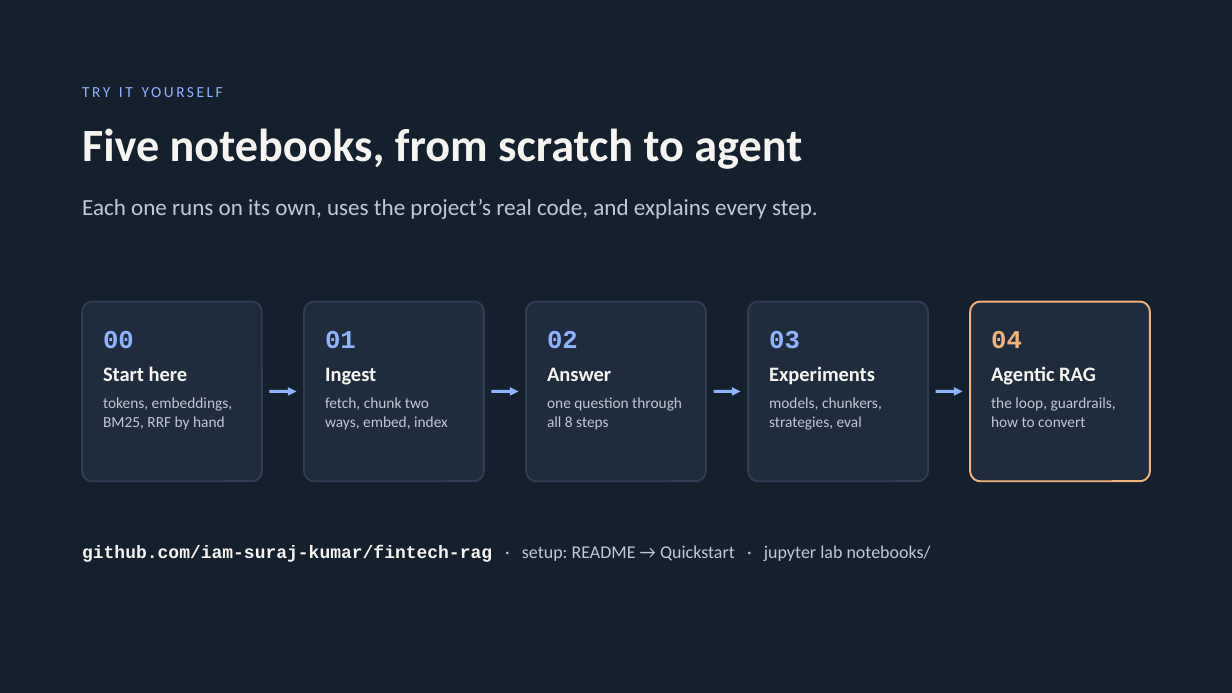
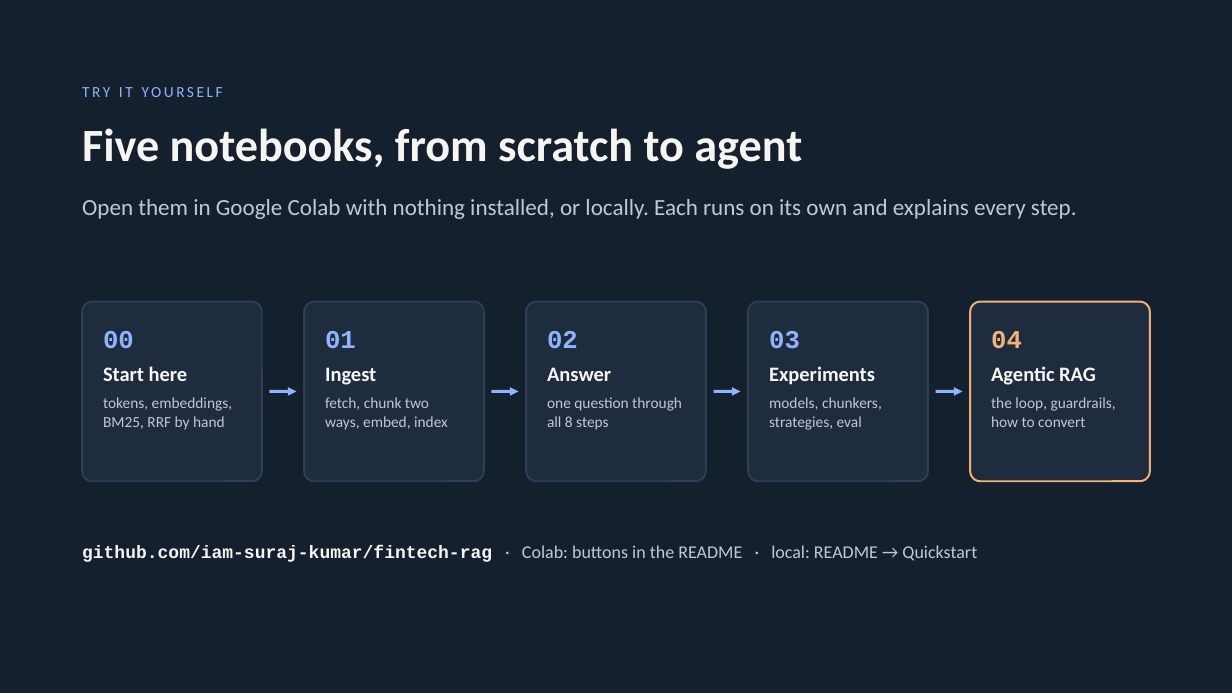
Before and after one commit to iam-suraj-kumar/fintech-rag, a slide deck: slide 8 of docs/FinTech_RAG_talk.pptx. Drawn at 1232x693 pixels with LibreOffice and Linux fonts; fonts in the diff are those of the drawing. Boxes give left, top, right and bottom in pixels: in the first picture for what was removed or moved away, otherwise in the second. Text is boxed around its words. In the diff, an @@ line names an element or a change of style, - is before the commit and + after.

```diff
--- a/docs/FinTech_RAG_talk.pptx
+++ b/docs/FinTech_RAG_talk.pptx
@@ text at (x1=82, y1=199, x2=1077, y2=219): text changed @@
-Each one runs on its own, uses the project’s real code, and explains every step.
+Open them in Google Colab with nothing installed, or locally. Each runs on its own and explains every step.
@@ text at (x1=82, y1=545, x2=977, y2=562): text changed @@
-github.com/iam-suraj-kumar/fintech-rag · setup: README → Quickstart · jupyter lab notebooks/
+github.com/iam-suraj-kumar/fintech-rag · Colab: buttons in the README · local: README → Quickstart
```
Also in this commit, not shown: 17 other files.
